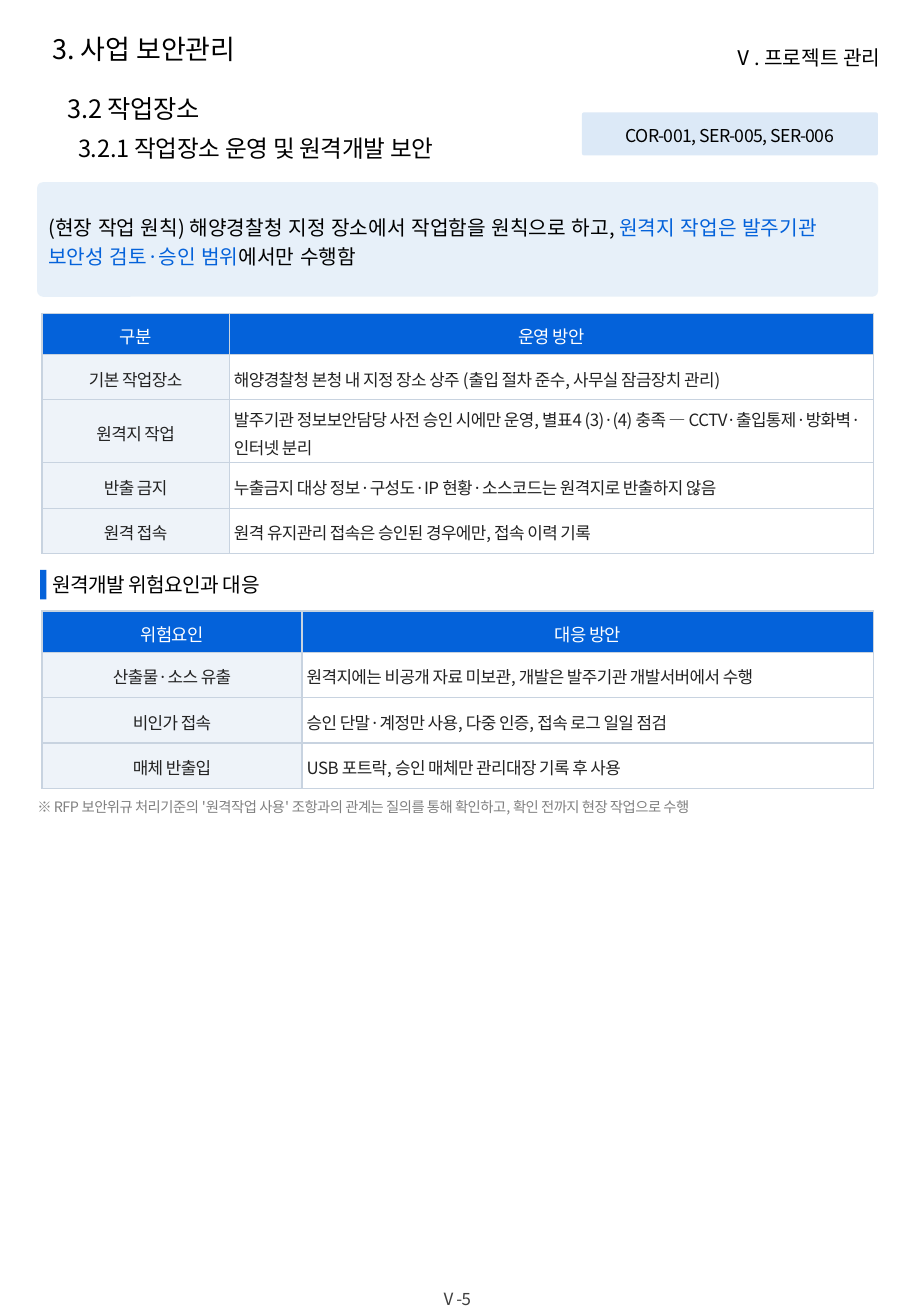
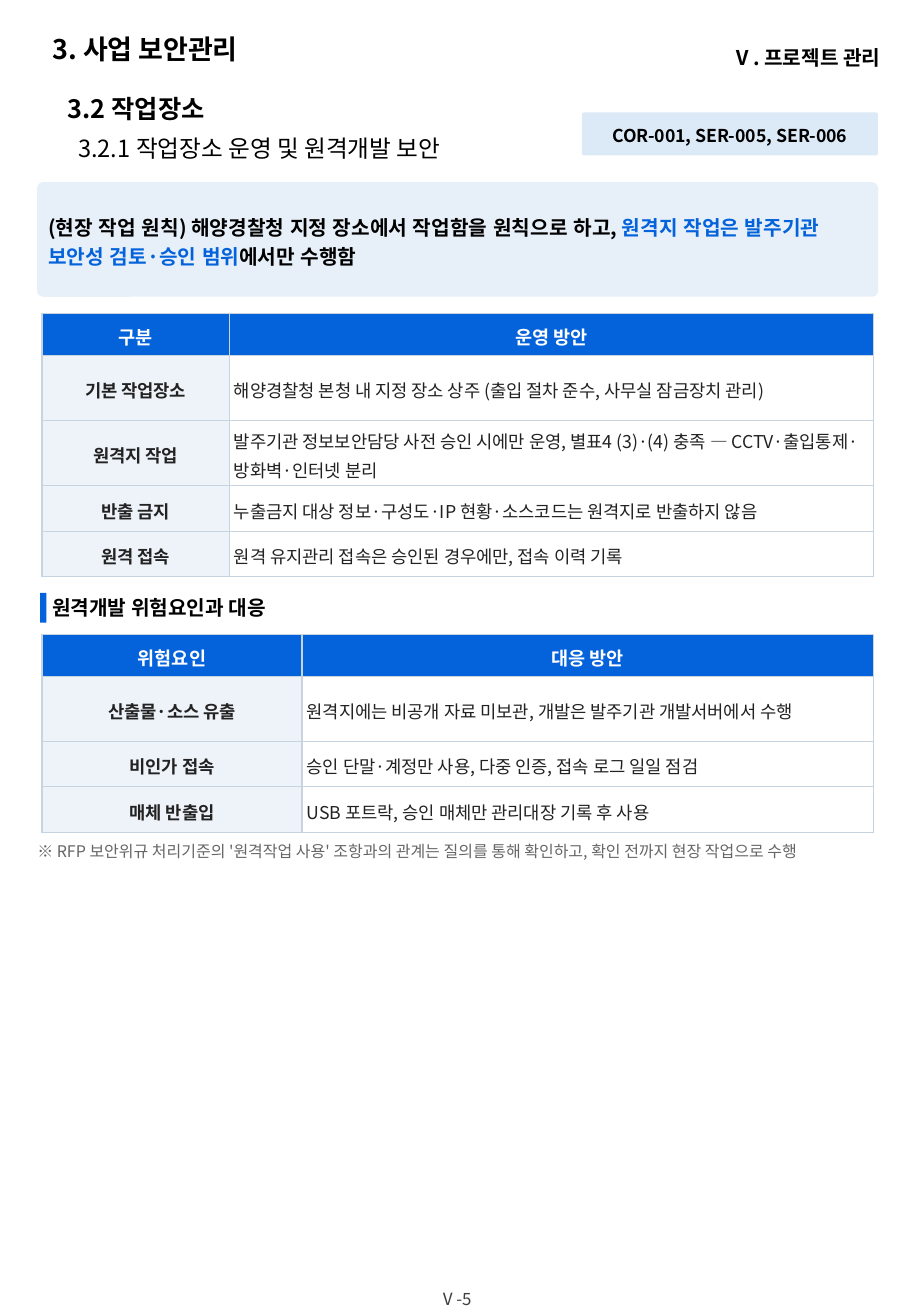
Before and after one commit to hwangsteeve-tech/hbjw, a slide deck: slide 49 of proposals/2026-10_kcg-aiops-relay/kcg_proposal.pptx. Drawn at 911x1316 pixels with LibreOffice and Linux fonts; fonts in the diff are those of the drawing; background and template pictures are left out. Boxes give left, top, right and bottom in pixels: in the first picture for what was removed or moved away, otherwise in the second. Text is boxed around its words. In the diff, an @@ line names an element or a change of style, - is before the commit and + after.

```diff
--- a/proposals/2026-10_kcg-aiops-relay/kcg_proposal.pptx
+++ b/proposals/2026-10_kcg-aiops-relay/kcg_proposal.pptx
@@ text "3.2 작업장소" at (x1=68, y1=96, x2=205, y2=121): letter spacing -0.2 to 0 pt, bold on @@
@@ rounded rectangle "COR-001, SER-005, SER-006" at (x1=582, y1=113, x2=878, y2=155): letter spacing -0.3 to 0 pt, bold on @@
@@ text "3.2.1 작업장소 운영 및 원격개발 ..." at (x1=78, y1=137, x2=440, y2=159): letter spacing -0.2 to 0 pt @@
@@ bold on in 3 elements at (x1=52, y1=36, x2=238, y2=62), (x1=733, y1=48, x2=880, y2=67), (x1=38, y1=182, x2=878, y2=296) @@
@@ table at (x1=43, y1=313, x2=875, y2=577) @@
@@ size 10.5 to 11 pt in "구분", "운영 방안" @@
@@ letter spacing -0.3 to 0 pt, size 10 to 10.5 pt @@
@@ bold on in "구분", "운영 방안", "기본 작업장소", "원격지 작업" and 2 more places @@
@@ rectangle moved from (x1=40, y1=570, x2=46, y2=599) to (x1=40, y1=593, x2=46, y2=622) @@
@@ text "원격개발 위험요인과 대응" at (x1=52, y1=598, x2=266, y2=617): letter spacing -0.3 to 0 pt, bold on @@
@@ text "원격개발 위험요인과 대응" moved from (x1=52, y1=575, x2=260, y2=594) to (x1=52, y1=598, x2=266, y2=617) @@
@@ table at (x1=43, y1=634, x2=875, y2=832) @@
@@ size 10.5 to 11 pt in "위험요인", "대응 방안" @@
@@ letter spacing -0.3 to 0 pt, size 10 to 10.5 pt @@
@@ bold on in "위험요인", "대응 방안", "산출물·소스 유출", "비인가 접속" and 1 more places @@
@@ table resized from (x1=43, y1=611, x2=875, y2=788) to (x1=43, y1=634, x2=875, y2=832) @@
@@ text "※ RFP 보안위규 처리기준의 '원격작업 ..." moved from (x1=54, y1=800, x2=689, y2=815) to (x1=57, y1=843, x2=796, y2=860) @@
@@ text "※ RFP 보안위규 처리기준의 '원격작업 ..." at (x1=57, y1=843, x2=796, y2=860): size 8.5 to 9.5 pt, text colour #808080 to #666666, letter spacing -0.3 to 0 pt @@
```
Also in this commit, not shown: 53 other slides changed, 19 other files.
